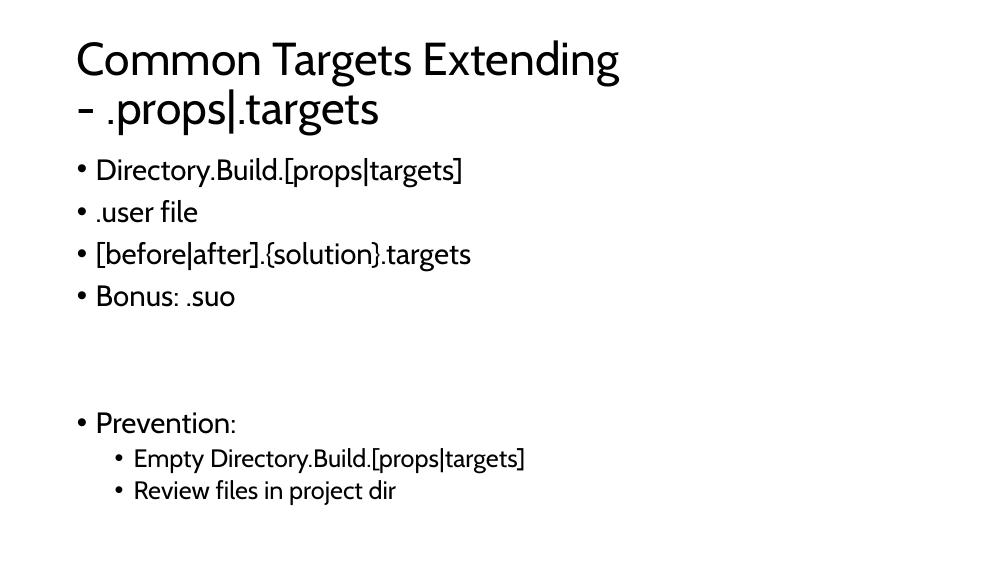
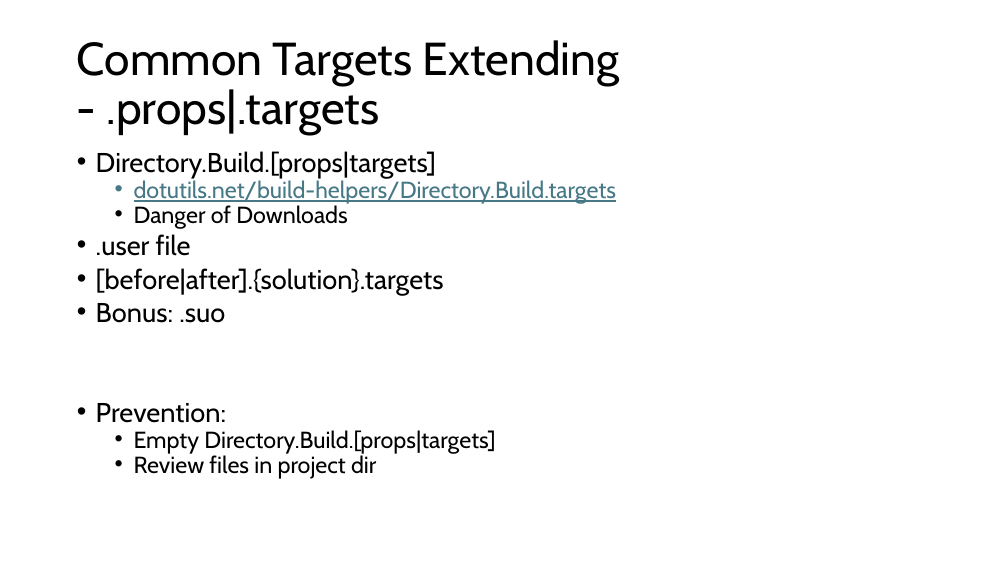
Before and after one commit to dotutils/securing-msbuild, a slide deck: slide 11 of Doc/MSBuildSecurity.pptx (slide 9 before the commit). Drawn at 1008x567 pixels with LibreOffice and Linux fonts; fonts in the diff are those of the drawing. Boxes give left, top, right and bottom in pixels: in the first picture for what was removed or moved away, otherwise in the second. Text is boxed around its words. In the diff, an @@ line names an element or a change of style, - is before the commit and + after.

```diff
--- a/Doc/MSBuildSecurity.pptx
+++ b/Doc/MSBuildSecurity.pptx
@@ text at box(96, 151, 495, 479): size 28 to 25.9 pt in "Directory.Build.[props|targets]", ".user file", "[before|after].{solution}.targets", "Bonus: .suo" and 1 more places; size 24 to 22.2 pt in "Empty Directory.Build.[props|targets]", "Review files in project dir"; line spacing 0.9 to 0.7 @@
@@ text at box(134, 178, 616, 229): paragraphs added @@
+  • dotutils.net/build-helpers/Directory.Build.targets
+  • Danger of Downloads
```
Also in this commit, not shown: 1 other slide changed, 3 slides added, 1 slide removed, 3 other files.
